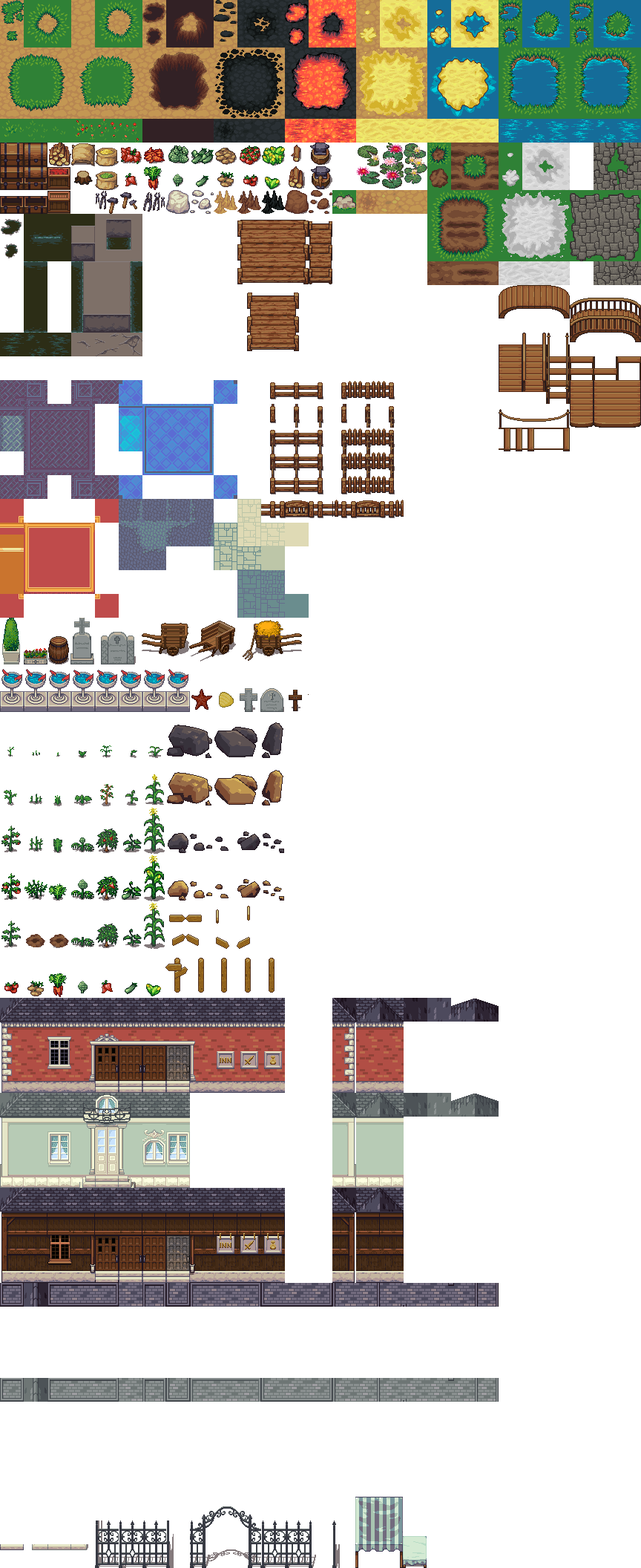
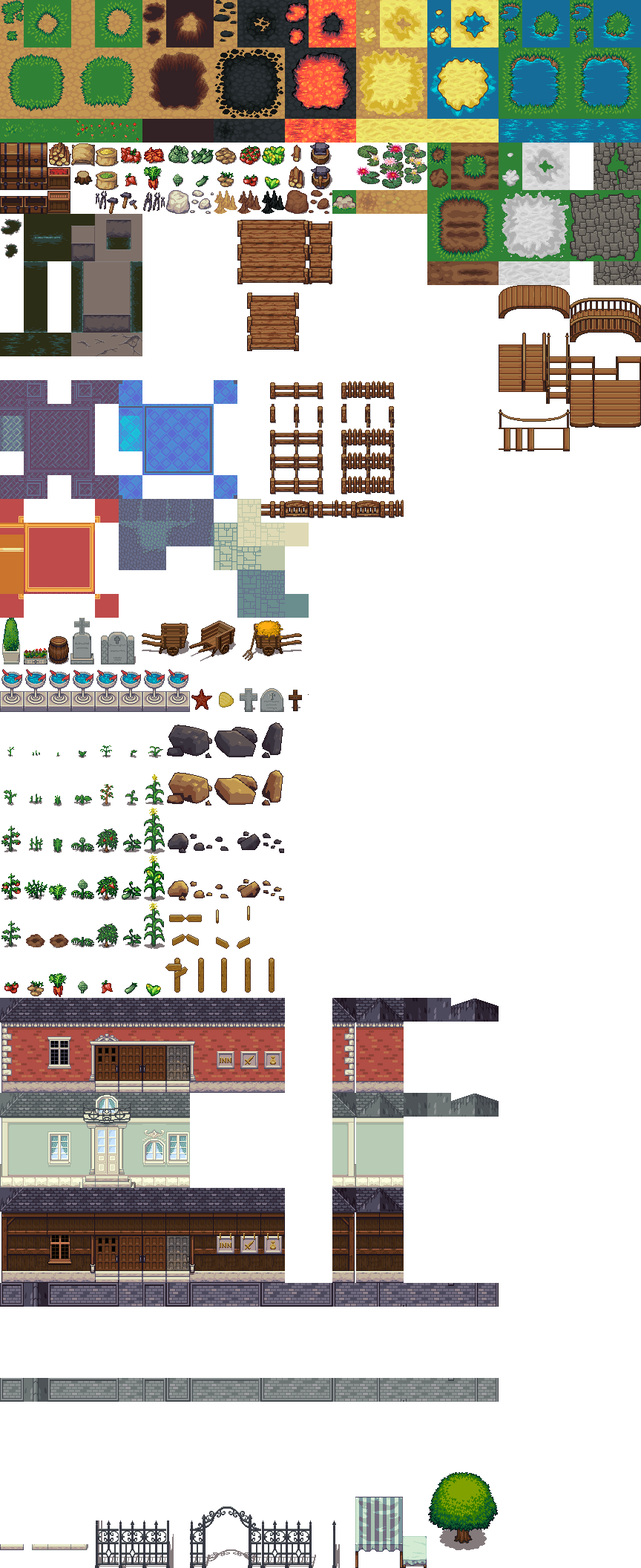
Revision of a layered 641 x 1568 image; what changed, layer by layer:
added layer "Pasted Layer" above "town.png" over [428, 1472, 499, 1551]
